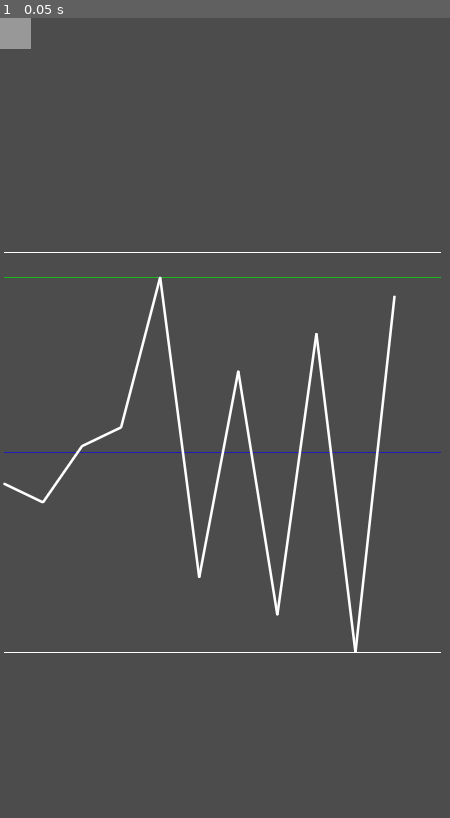
Above: before the commit, frame 1.
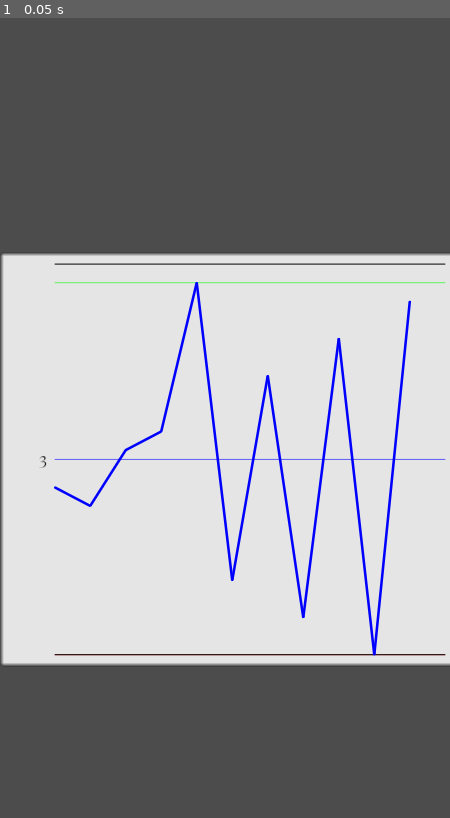
Above: after the commit, the same moment.

Repository: AndreMoukarzel/Grana-Preta
Game: Godot game, scene res://IndexDisplay.tscn
Same seed, same stepped clock (60 frames per second), same inputs: the game is played once before the commit and once after it. This scene is started directly instead of the project's main scene.
Inputs:
- Up to frame 1 (0.05 s): no input

The runs differ from the first frame. In frame 1, 51% of the frame differs, in the area x 0-100%, y 0-81%.

Commit message:
Beutify IndexDisplay and add central value display

Diff:
--- a/IndexDisplay.gd
+++ b/IndexDisplay.gd
@@ -1,21 +1,20 @@
 extends Control
 
-var values = [0, -1, 2, 3, 11,-5, 6, -7, 8, -9, 10]
+var current_graph = null
 
 class LineGraph:
 	var values = [0.0] # Values to be plotted in the graph
 	var pos = Vector2() # Where the graph will be positioned
 	var central_val : float # Value that will be in the midpoint of the graph
 	var val_range : float # Distance between top/bottom value and central value
-	var total_width : int # total width of the graph
-	var total_height : int # total height of the graph
+	var size : Vector2 # total size of the graph
 	var color : Color # color of the graph's line
 	var line_width : float # width of the graph's line
 	var point_dist : Vector2 # distance between points in this graph
 	var value_offset = 0 # distance the points will be moved to fit centrally in the graph
 
-	func _init(values, pos, central_val = null, val_range = null, total_width = 560,\
-	           total_height = 512, color = Color(1, 1, 1), line_width = 1.0):
+	func _init(values, pos, central_val = null, val_range = null, size = Vector2(500, 500), \
+	           color = Color(0, 0, 1), line_width = 1.0):
 		self.values = values
 		self.pos    = pos
 
@@ -34,19 +33,18 @@
 			self.val_range = max(abs(values.max() - self.central_val),\
 			                     abs(values.min() - self.central_val))
 
-		self.total_width  = total_width
-		self.total_height = total_height
-		self.color        = color
-		self.line_width   = line_width
-		self.point_dist   = Vector2(self.total_width/self.values.size(),\
-		                           -self.total_height/(self.values.max() - self.values.min() + 1)) # point_dist.y is negative because positive values go down visually
+		self.size       = size
+		self.color      = color
+		self.line_width = line_width
+		self.point_dist = Vector2(self.size.x/self.values.size(),\
+		                           -self.size.y/(self.values.max() - self.values.min() + 1)) # point_dist.y is negative because positive values go down visually
 		var max_diff = self.values.max() - self.central_val
-		if -self.point_dist.y * max_diff > self.total_height/2:
-			self.value_offset = max_diff - self.total_height/(2*-self.point_dist.y)
+		if -self.point_dist.y * max_diff > self.size.y/2:
+			self.value_offset = max_diff - self.size.y/(2*-self.point_dist.y)
 		else:
 			var min_diff = self.central_val - self.values.min()
-			if -self.point_dist.y * min_diff > self.total_height/2:
-				self.value_offset = -(min_diff - self.total_height/(2*-self.point_dist.y))
+			if -self.point_dist.y * min_diff > self.size.y/2:
+				self.value_offset = -(min_diff - self.size.y/(2*-self.point_dist.y))
 
 		for i in range(self.values.size()):
 			self.values[i] -= self.value_offset
@@ -65,51 +63,66 @@
 		return points
 
 	func get_midpoint():
-		return Vector2(self.pos.x, self.pos.y + self.total_height/2)
+		return Vector2(self.pos.x, self.pos.y + self.size.y/2)
 
 	# Returns line vertically positioned at central_val
 	func get_central_line_points():
-		return [self.get_midpoint(), self.get_midpoint() + Vector2(self.total_width, 0)]
+		return [self.get_midpoint(), self.get_midpoint() + Vector2(self.size.x, 0)]
 
 	# Returns line that represents the top perimeter of the graph
 	func get_top_line_points():
-		return [self.pos, self.pos + Vector2(self.total_width, 0)]
+		return [self.pos, self.pos + Vector2(self.size.x, 0)]
 
 	# Returns line that represents the bottom perimeter of the graph
 	func get_bottom_line_points():
-		return [self.pos + Vector2(0, self.total_height), self.pos + Vector2(self.total_width, self.total_height)]
+		return [self.pos + Vector2(0, self.size.y), self.pos + Vector2(self.size.x, self.size.y)]
 
 	# Returns the line vertically positioned at the maximum value in the graph
 	func get_max_line_points():
 		var max_val = self.values.max()
 		var diff = Vector2(0, (max_val - self.central_val) * self.point_dist.y)
-		return[self.get_midpoint() + diff, self.get_midpoint() + diff + Vector2(self.total_width, 0)]
+		return[self.get_midpoint() + diff, self.get_midpoint() + diff + Vector2(self.size.x, 0)]
 
 	# Returns the line vertically positioned at the minimum value in the graph
 	func get_min_line_points():
 		var min_val = self.values.min()
 		var diff = Vector2(0, (min_val - self.central_val) * self.point_dist.y)
-		return[self.get_midpoint() + diff, self.get_midpoint() + diff + Vector2(self.total_width, 0)]
+		return[self.get_midpoint() + diff, self.get_midpoint() + diff + Vector2(self.size.x, 0)]
 
 func _ready():
 	set_process(false)
+	set_current_graph("LineGraph", [0, -1, 2, 3, 11,-5, 6, -7, 8, -9, 10],\
+	                  [Vector2(0, 300), 3.0])
 
 func _process(delta):
 	update()
 
 func _draw():
-	var LG = LineGraph.new(values, Vector2(5, 300), 3.0)
-	var points  = LG.graph_points()
-	var top     = LG.get_top_line_points()
-	var maximum = LG.get_max_line_points()
-	var central = LG.get_central_line_points()
-	var minimum = LG.get_min_line_points()
-	var bot     = LG.get_bottom_line_points()
+	if current_graph:
+		var points  = current_graph.graph_points()
+		var top     = current_graph.get_top_line_points()
+		var maximum = current_graph.get_max_line_points()
+		var central = current_graph.get_central_line_points()
+		var minimum = current_graph.get_min_line_points()
+		var bot     = current_graph.get_bottom_line_points()
 
-	draw_line(top[0], top[1], Color(1, 1, 1))
-	draw_line(maximum[0], maximum[1], Color(0, 1, 0, .6))
-	draw_line(central[0], central[1], Color(0, 0, 1, .6))
-	draw_line(minimum[0], minimum[1], Color(1, 0, 0, .6))
-	draw_line(bot[0], bot[1], Color(1, 1, 1))
-	for i in range(1, points.size()):
-		draw_line(points[i-1], points[i], Color(1, 1, 1), 2.0, true)
+		draw_line(top[0], top[1], Color(0, 0, 0))
+		draw_line(maximum[0], maximum[1], Color(0, 1, 0, .6))
+		draw_line(central[0], central[1], Color(0, 0, 1, .6))
+		draw_line(minimum[0], minimum[1], Color(1, 0, 0, .6))
+		draw_line(bot[0], bot[1], Color(0, 0, 0))
+		for i in range(1, points.size()):
+			draw_line(points[i-1], points[i], current_graph.color, 2.0, true)
+
+func set_current_graph(graph_type, values, args):
+	var vals = values
+	var pos = args[0]
+	var central_val = args[1]
+
+	if graph_type == "LineGraph":
+		current_graph = LineGraph.new(values, Vector2(pos.x + 70, pos.y + 15), central_val)
+
+	$Background.rect_position = pos
+	$Background.rect_size = Vector2(current_graph.size.x + 140, current_graph.size.y + 30)
+	$Central.rect_position = current_graph.get_central_line_points()[0] - $Central.rect_size/2 - Vector2(30, 0)
+	$Central.text = str(current_graph.central_val)
--- a/IndexDisplay.tscn
+++ b/IndexDisplay.tscn
@@ -1,8 +1,26 @@
-[gd_scene load_steps=3 format=2]
+[gd_scene load_steps=5 format=2]
 
 [ext_resource path="res://IndexDisplay.gd" type="Script" id=1]
+[ext_resource path="res://school/Lessons/LessonFont.otf" type="DynamicFontData" id=2]
 
 [sub_resource type="StyleBoxFlat" id=1]
+bg_color = Color( 0.901961, 0.901961, 0.901961, 1 )
+border_width_left = 5
+border_width_top = 5
+border_width_right = 5
+border_width_bottom = 5
+border_color = Color( 0.235294, 0.235294, 0.235294, 1 )
+border_blend = true
+corner_radius_top_left = 5
+corner_radius_top_right = 5
+corner_radius_bottom_right = 5
+corner_radius_bottom_left = 5
+
+[sub_resource type="DynamicFont" id=2]
+size = 25
+use_mipmaps = true
+use_filter = true
+font_data = ExtResource( 2 )
 
 [node name="IndexDisplay" type="Control"]
 anchor_right = 1.0
@@ -14,3 +32,11 @@
 margin_right = 40.0
 margin_bottom = 40.0
 custom_styles/panel = SubResource( 1 )
+
+[node name="Central" type="Label" parent="."]
+margin_right = 40.0
+margin_bottom = 14.0
+custom_fonts/font = SubResource( 2 )
+custom_colors/font_color = Color( 0, 0, 0, 1 )
+text = "100.1"
+align = 2
Not shown: 3 places in school/ConfirmationPanel.tscn that only renumber resources
